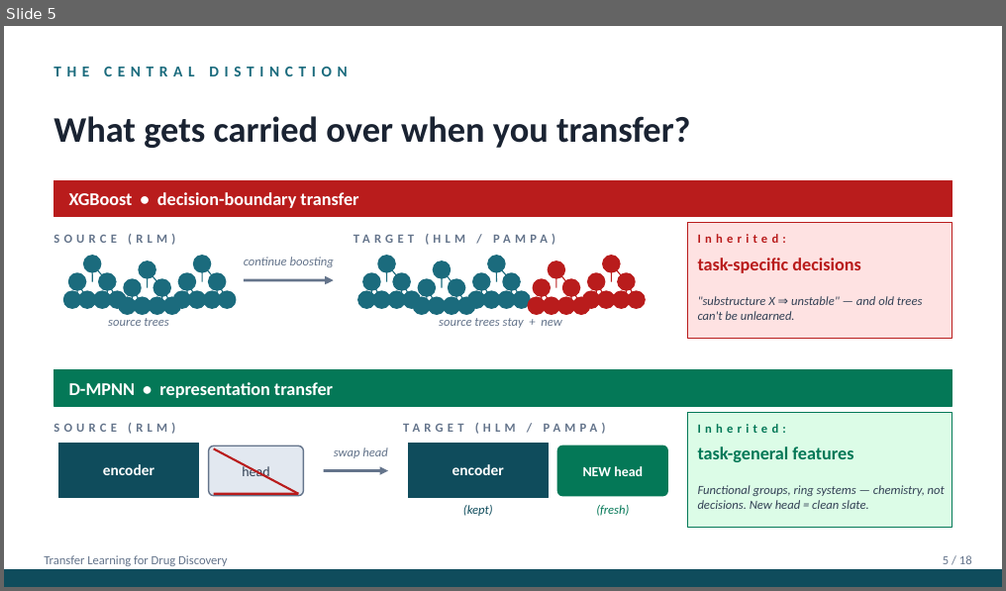
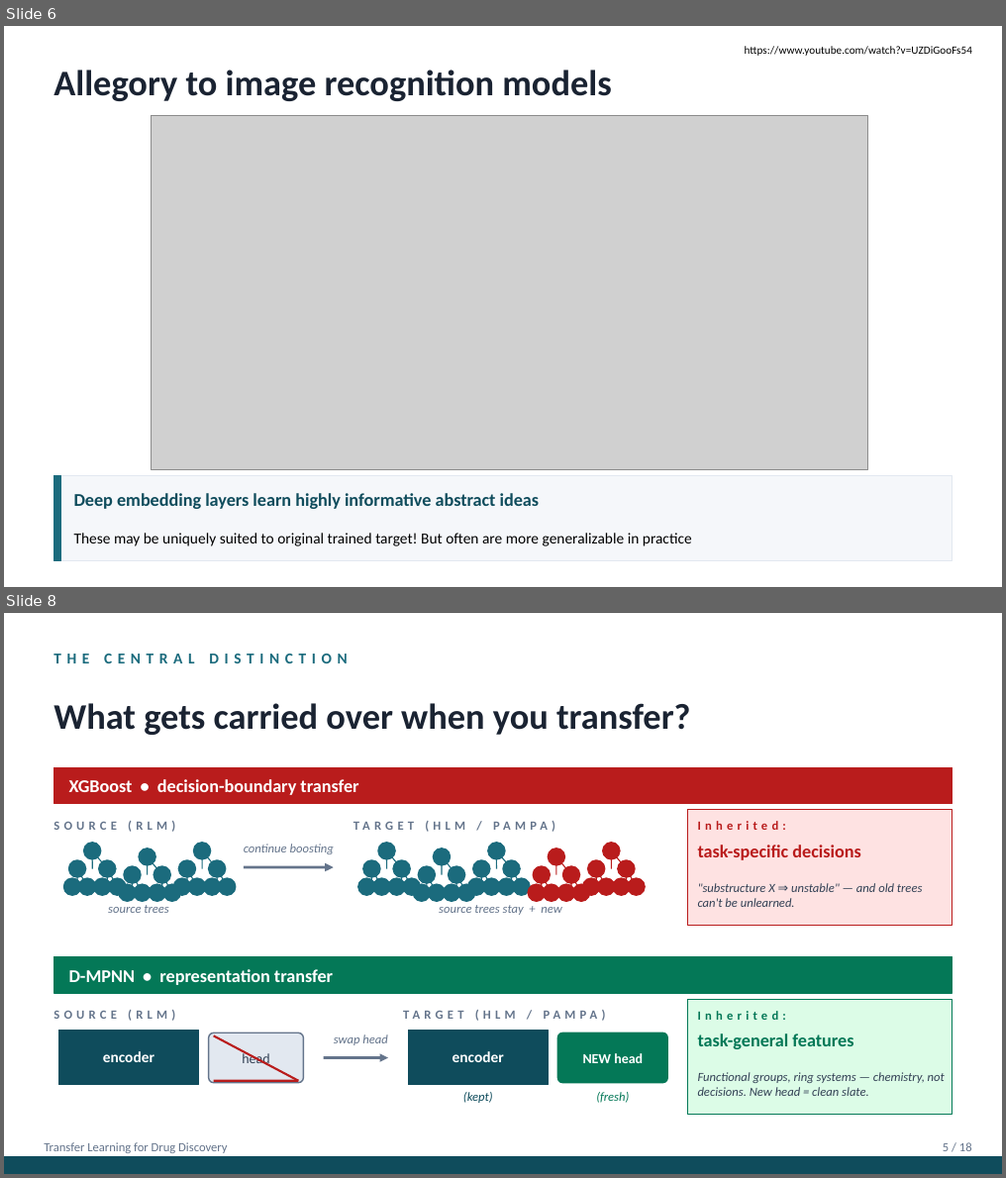
Before and after one commit to rgasper/transfer-learning-drug-discovery, a slide deck: presentation.pptx. Shown one above the other, each under a label of ours: slide 5 before the commit, slides 6 and 8 after it; the slides between them are not shown. The pictures are 1006x591 and 1006x1178 pixels, drawn with LibreOffice and Linux fonts; fonts in the diff are those of the drawing; grey boxes stand for pictures. Boxes give left, top, right and bottom in pixels: in the first picture for what was removed or moved away, otherwise in the second. Text is boxed around its words. In the diff, an @@ line names an element or a change of style, - is before the commit and + after.

```diff
--- a/presentation.pptx
+++ b/presentation.pptx
@@ slide 6 added at (4, 26, 1002, 587), background #FFFFFF @@
@@ text added at (745, 46, 972, 56), 8 pt, text #000000 @@
+https://www.youtube.com/watch?v=UZDiGooFs54
@@ text added at (54, 70, 611, 101), 26 pt, text #1A2332, bold @@
+Allegory to image recognition models
@@ picture added at (152, 116, 868, 472) @@
@@ rectangle added at (54, 476, 952, 561), fill #F5F7FA, outline #E2E8F0 1 pt @@
@@ rectangle added at (54, 476, 60, 561), fill #1B6B7D, outline #1B6B7D 1 pt @@
@@ text added at (74, 493, 540, 509), 13 pt, text #0F4C5C, bold @@
+Deep embedding layers learn highly informative abstract ideas
@@ text added at (74, 533, 692, 547), 11 pt, text #000000 @@
+These may be uniquely suited to original trained target! But often are more generalizable in practice
@@ what was slide 5 is now slide 8 @@
```
Also in this commit, not shown: 5 slides changed, 3 other slides added.
